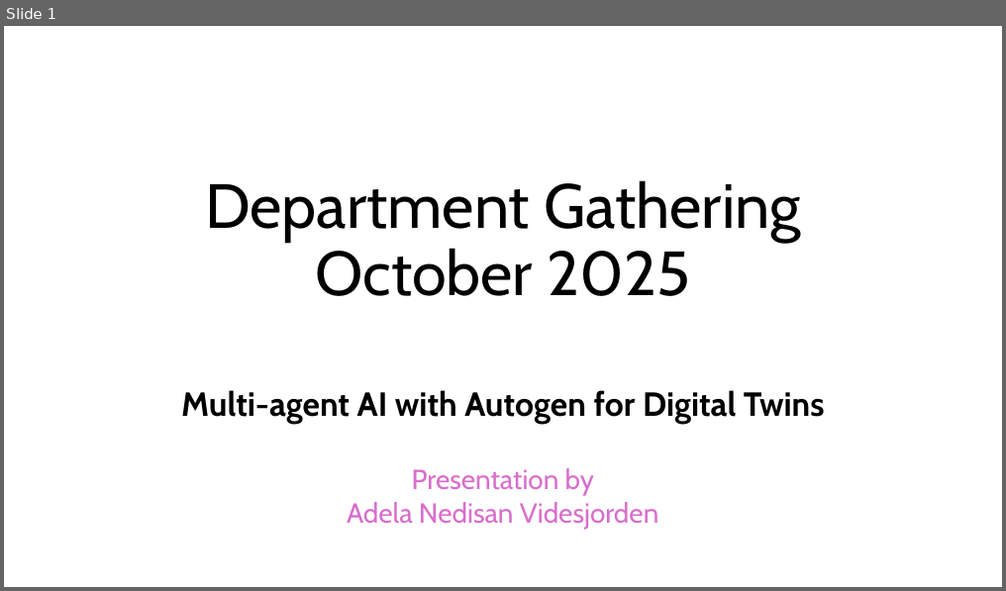
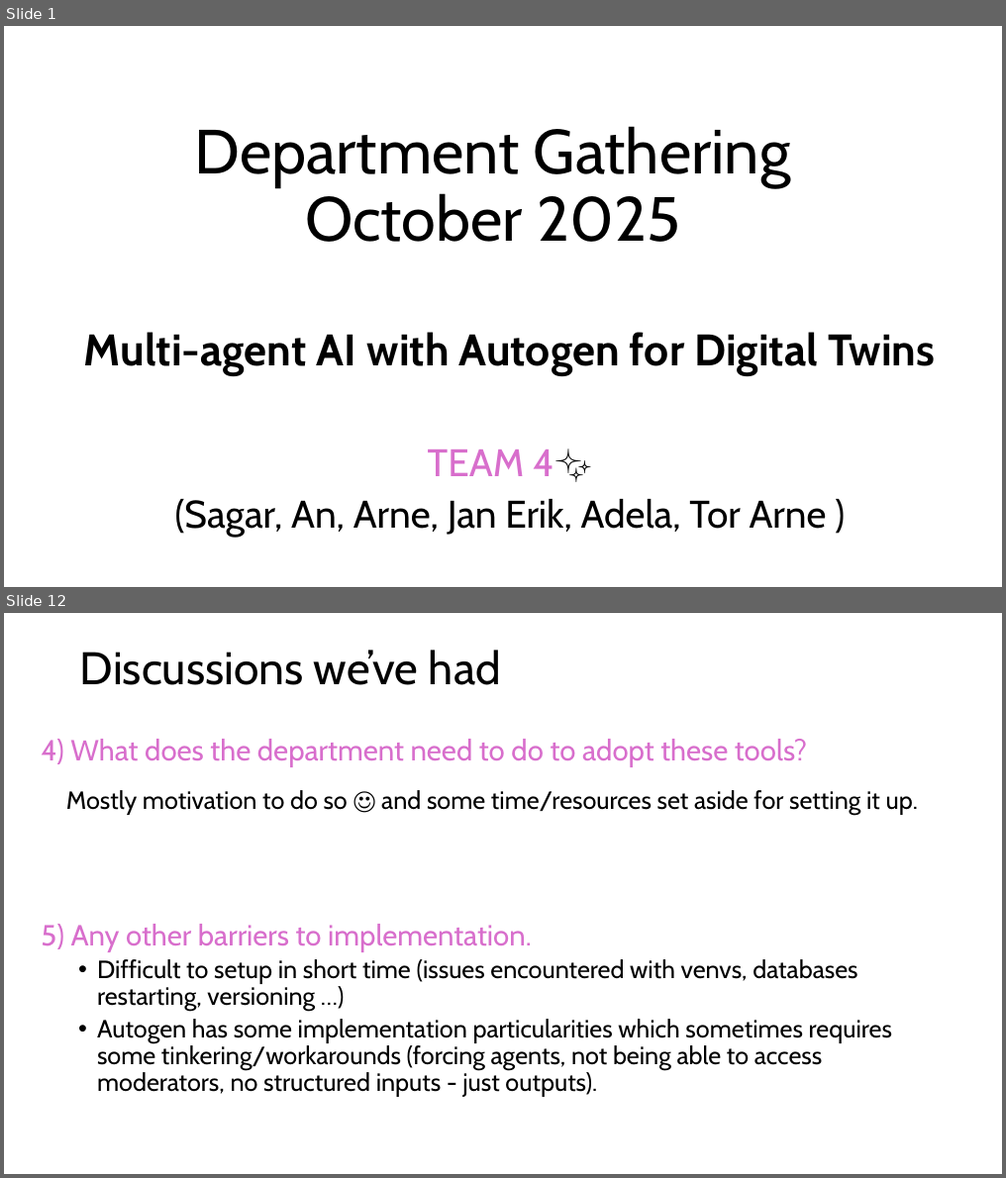
Before and after one commit to adelanv/DepartmentGathering-2025, a slide deck: Multi-agent4DT.pptx. Shown one above the other, each under a label of ours: slide 1 before the commit, slides 1 and 12 after it; the slides between them are not shown. The pictures are 1006x591 and 1006x1178 pixels, drawn with LibreOffice and Linux fonts; fonts in the diff are those of the drawing. Boxes give left, top, right and bottom in pixels: in the first picture for what was removed or moved away, otherwise in the second. Text is boxed around its words. In the diff, an @@ line names an element or a change of style, - is before the commit and + after.

```diff
--- a/Multi-agent4DT.pptx
+++ b/Multi-agent4DT.pptx
@@ slide 12 added at box(4, 613, 1002, 1174), background #FFFFFF @@
@@ title added at box(80, 650, 501, 685), 44 pt, text #000000 @@
+Discussions we’ve had
@@ text added at box(41, 739, 918, 1097), 24 pt, text #000000 @@
+4) What does the department need to do to adopt these tools?
+Mostly motivation to do so ☺ and some time/resources set aside for setting it up.
+5) Any other barriers to implementation.
+  • Difficult to setup in short time (issues encountered with venvs, databases restarting, versioning …)
+  • Autogen has some implementation particularities which sometimes requires some tinkering/workarounds (forcing agents, not being able to access moderators, no structured inputs - just outputs).
@@ slide 1 changed as well @@
@@ title "Department Gathering October 2025": place and size @@
-title "Department Gathering October 2025" at box(205, 180, 801, 296)
+title "Department Gathering October 2025" at box(195, 126, 791, 242)
@@ subtitle "Multi-agent AI with Autogen for ...": place and size @@
-subtitle "Multi-agent AI with Autogen for ..." at box(181, 390, 825, 530)
+subtitle "Multi-agent AI with Autogen for ..." at box(84, 332, 935, 537)
@@ subtitle at box(84, 332, 935, 375): size 32.2 to 42.5 pt in "Multi-agent AI with Autogen for Digital Twins"; line spacing 0.7 to 0.9 @@
@@ subtitle at box(175, 449, 827, 537): text changed; size 26.6 to 37 pt; text colour #D86ECC to #000000 @@
-Presentation by
-Adela Nedisan Videsjorden
+TEAM 4✨
+(Sagar, An, Arne, Jan Erik, Adela, Tor Arne )
```
Also in this commit, not shown: 1 other slide changed, 10 other slides added, 1 slide removed, 1 other file.
